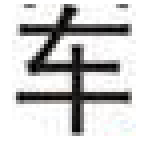
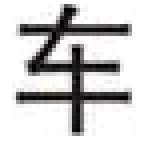
Two versions of the same layered image (152 x 144). Layer-by-layer changes:
painted on "Pasted Layer" over <box>12,4,136,136</box>
